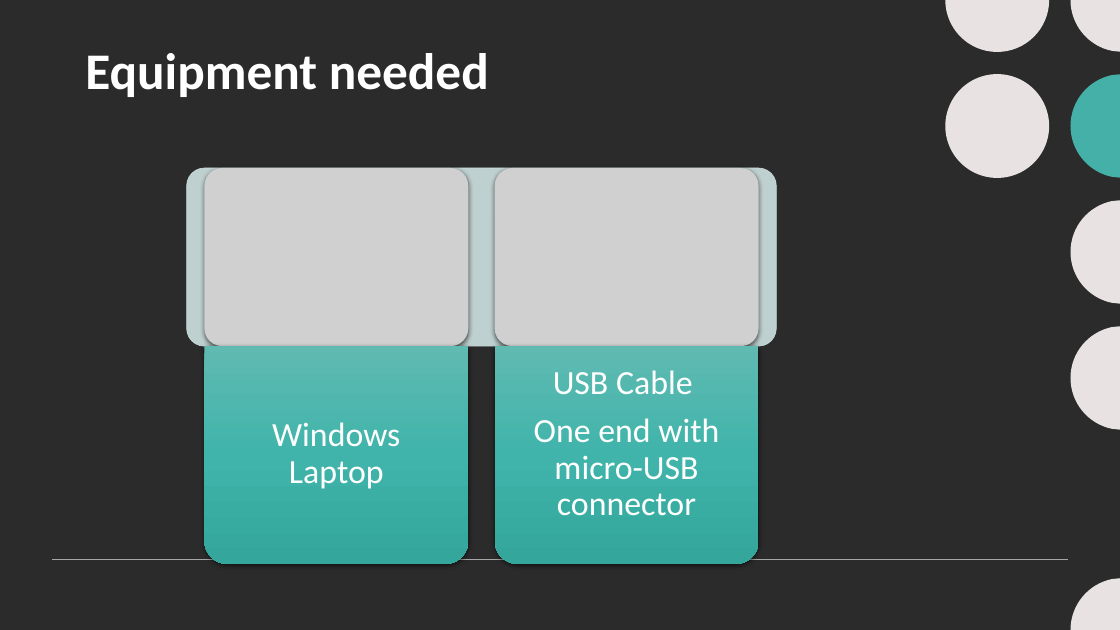
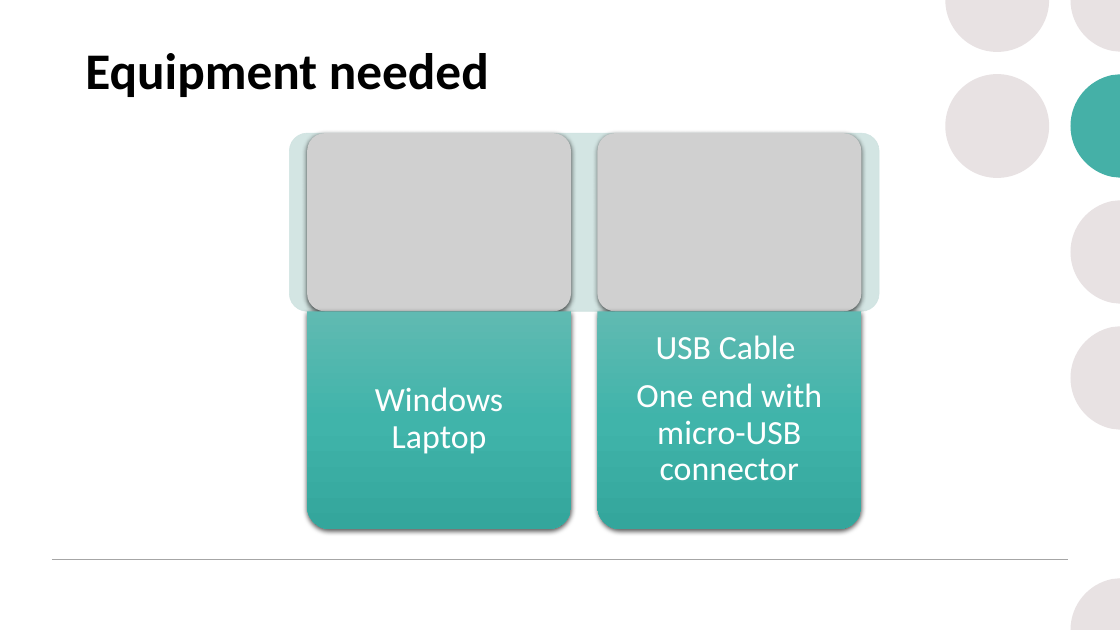
Before and after one commit to sunilmeister/sunilmeister.github.io, a slide deck: slide 1 of swInstaller/instructions/Upgrade Steps.pptx. Drawn at 1120x630 pixels with LibreOffice and Linux fonts; fonts in the diff are those of the drawing; grey boxes stand for pictures; background and template pictures are left out; a plain dark background stands for a picture behind light text. Boxes give left, top, right and bottom in pixels: in the first picture for what was removed or moved away, otherwise in the second. Text is boxed around its words. In the diff, an @@ line names an element or a change of style, - is before the commit and + after.

```diff
--- a/swInstaller/instructions/Upgrade Steps.pptx
+++ b/swInstaller/instructions/Upgrade Steps.pptx
@@ background picture (left out) to #FFFFFF @@
@@ title "Equipment needed" at [85,53,489,97]: text colour #FFFFFF to #000000 @@
@@ picture added at [308,134,571,312] @@
@@ picture added at [597,134,861,312] @@
@@ picture removed at [204,168,468,346] @@
@@ picture removed at [495,168,759,346] @@
@@ 1 text, 1 rounded rectangle, 1 round same rect: place and size @@
-1 text, 1 rounded rectangle, 1 round same rect at [187,168,776,564]
+1 text, 1 rounded rectangle, 1 round same rect at [290,134,880,529]
@@ round same rect: place and size @@
-round same rect at [495,346,759,564]
+round same rect at [597,312,861,529]
@@ text "USB Cable": place and size @@
-text "USB Cable" at [534,370,719,515]
+text "USB Cable" at [636,335,822,481]
```
Also in this commit, not shown: 1 other slide changed, 15 slides added, 2 other files.
